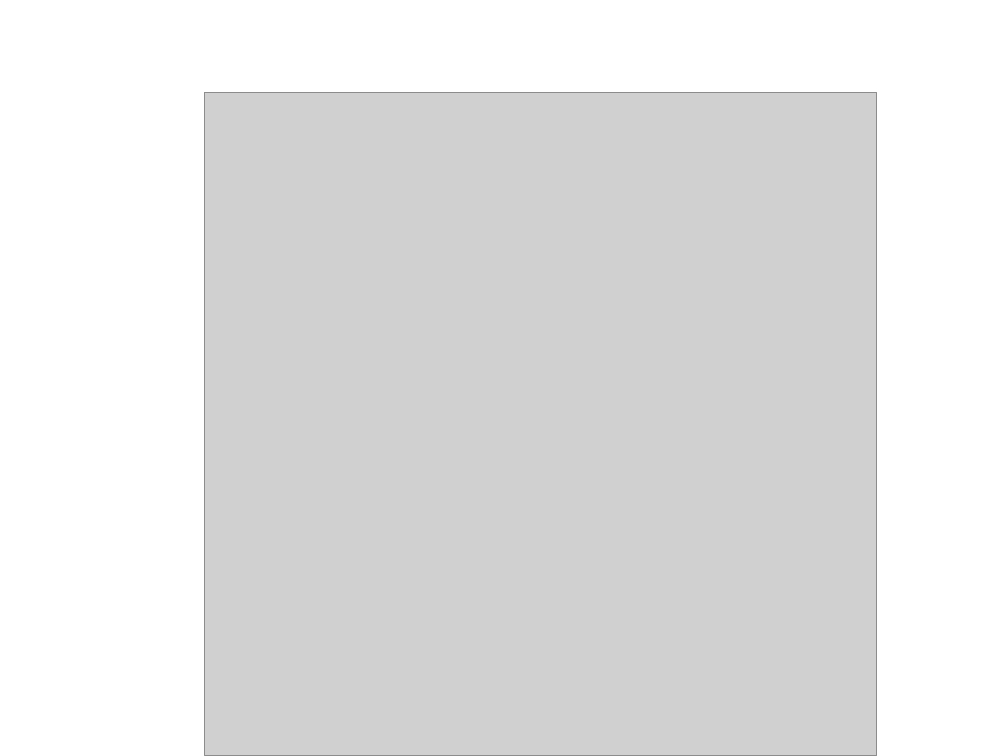
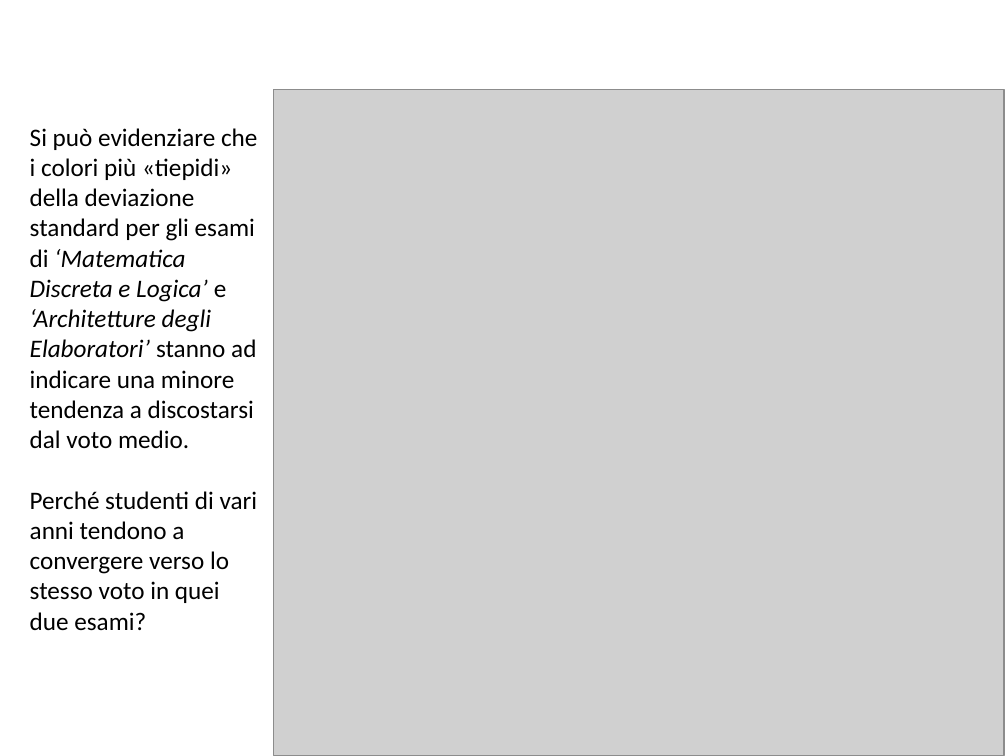
Before and after one commit to BlacknDecker/unifi, a slide deck: slide 18 of relazione.pptx. Drawn at 1008x756 pixels with LibreOffice and Linux fonts; fonts in the diff are those of the drawing; grey boxes stand for pictures; background and template pictures are left out. Boxes give left, top, right and bottom in pixels: in the first picture for what was removed or moved away, otherwise in the second. Text is boxed around its words. In the diff, an @@ line names an element or a change of style, - is before the commit and + after.

```diff
--- a/relazione.pptx
+++ b/relazione.pptx
@@ picture: place and size @@
-picture at <box>205,92,877,756</box>
+picture at <box>274,90,1004,756</box>
@@ text added at <box>30,128,258,631</box>, 18 pt, text #000000 @@
+Si può evidenziare che i colori più «tiepidi» della deviazione standard per gli esami di ‘Matematica Discreta e Logica’ e ‘Architetture degli Elaboratori’ stanno ad indicare una minore tendenza a discostarsi dal voto medio.
+Perché studenti di vari anni tendono a convergere verso lo stesso voto in quei due esami?
```
Also in this commit, not shown: 1 other slide changed, 4 slides added, 1 slide removed.
